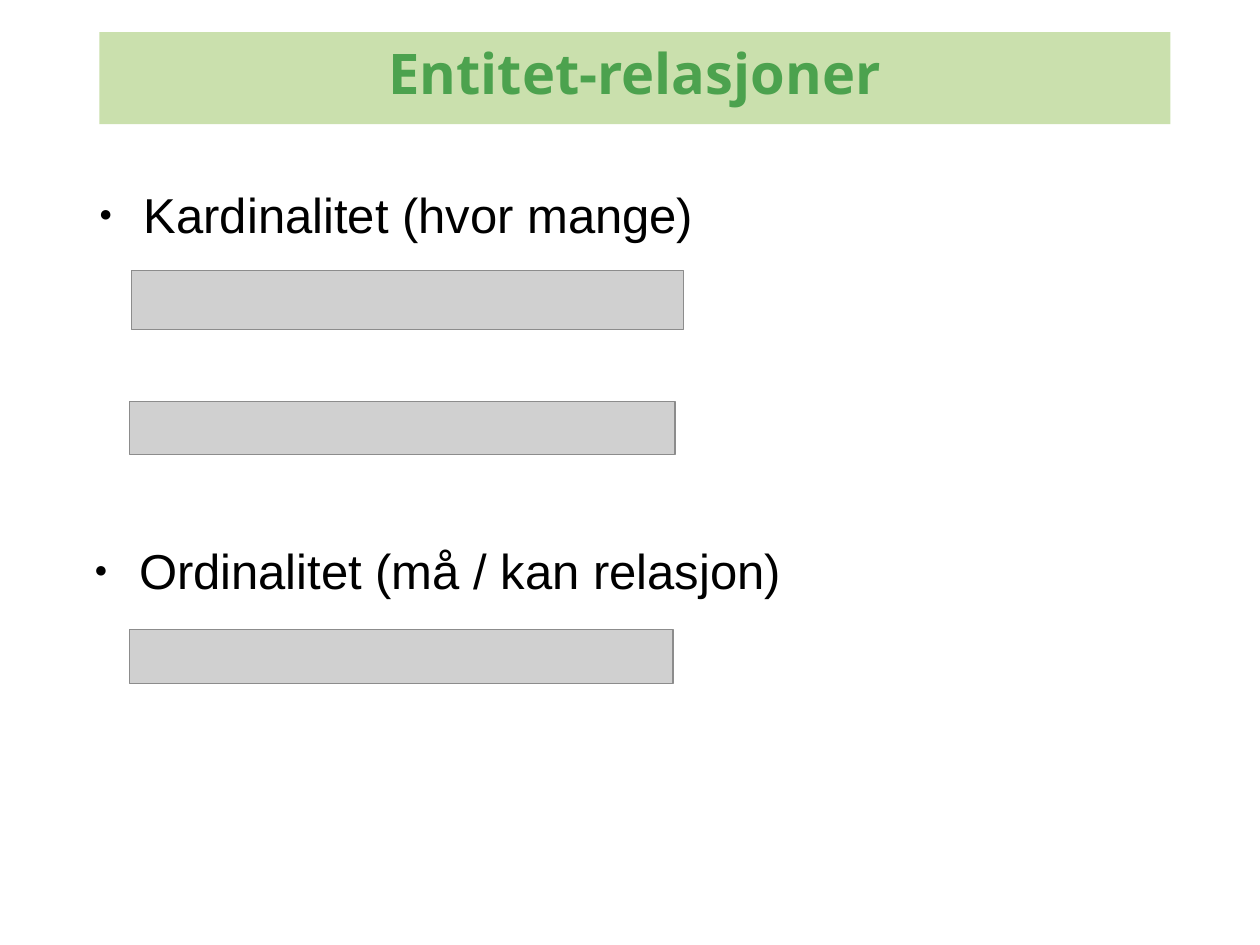
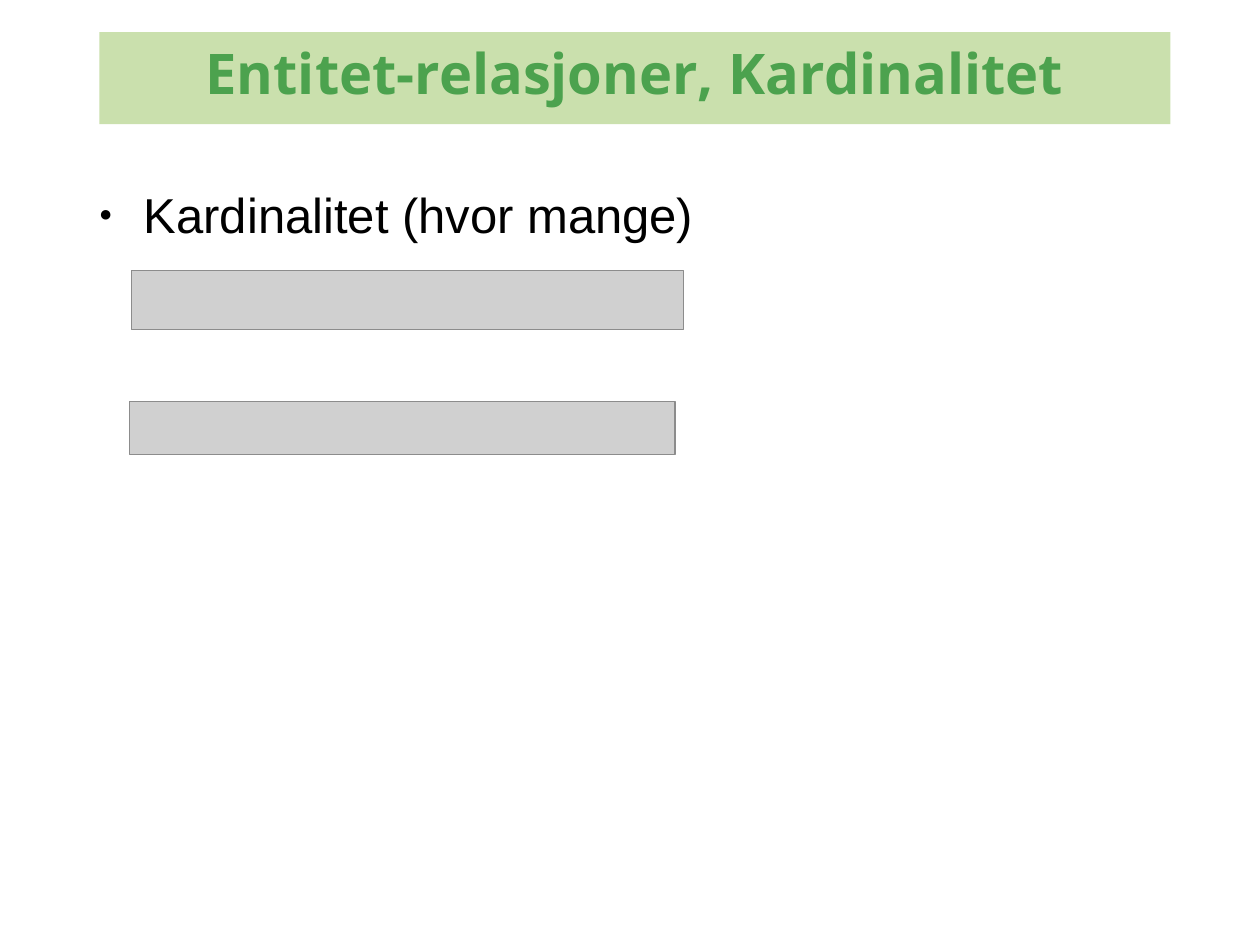
Before and after one commit to kenglxn/seam-maven-refimpl, a slide deck: slide 20 of sandbox/loo/jpa-continued/jpa-continued.odp (slide 43 before the commit). Drawn at 1260x945 pixels with LibreOffice and Linux fonts; fonts in the diff are those of the drawing; grey boxes stand for pictures; background and template pictures are left out. Boxes give left, top, right and bottom in pixels: in the first picture for what was removed or moved away, otherwise in the second. Text is boxed around its words. In the diff, an @@ line names an element or a change of style, - is before the commit and + after.

```diff
--- a/sandbox/loo/jpa-continued/jpa-continued.odp
+++ b/sandbox/loo/jpa-continued/jpa-continued.odp
@@ text in rectangle at [206, 51, 1063, 108]: text changed @@
-Entitet-relasjoner
+Entitet-relasjoner, Kardinalitet
@@ text removed at [139, 551, 781, 599] @@
-● Ordinalitet (må / kan relasjon)
@@ picture removed at [130, 630, 674, 684] @@
```
Also in this commit, not shown: 16 other slides changed, 2 slides added, 24 slides removed, 1 other file.
